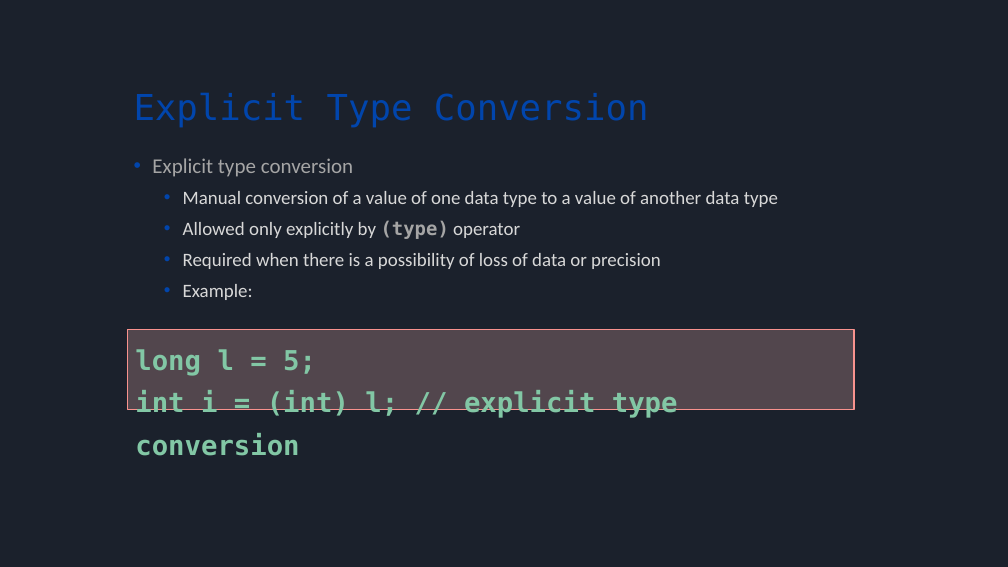
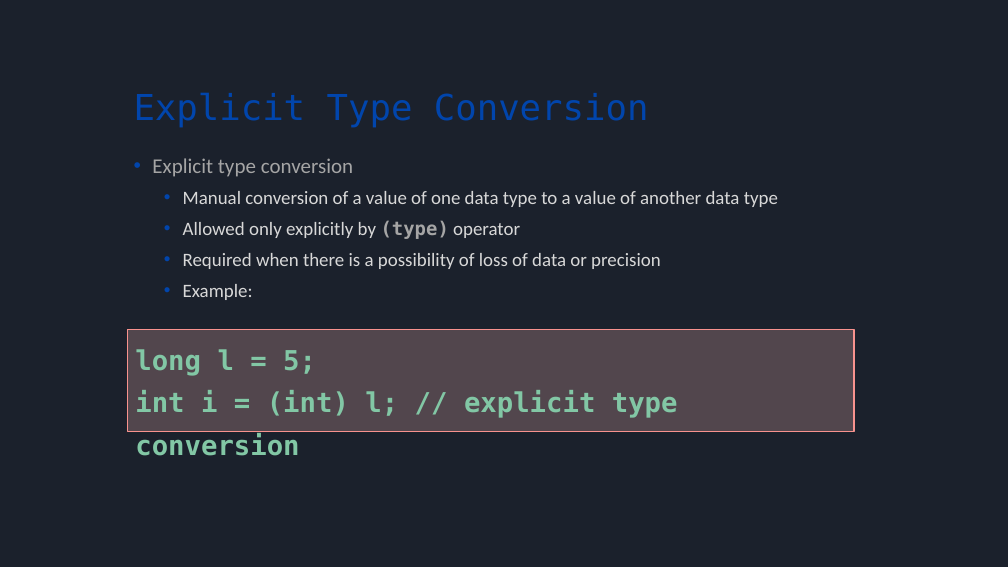
Before and after one commit to bulhard/Introduction-to-programming, a slide deck: slide 26 of Presentations/Lesson 02 Operators and Expressions.pptx. Drawn at 1008x567 pixels with LibreOffice and Linux fonts; fonts in the diff are those of the drawing. Boxes give left, top, right and bottom in pixels: in the first picture for what was removed or moved away, otherwise in the second. Text is boxed around its words. In the diff, an @@ line names an element or a change of style, - is before the commit and + after.

```diff
--- a/Presentations/Lesson 02 Operators and Expressions.pptx
+++ b/Presentations/Lesson 02 Operators and Expressions.pptx
@@ rectangle "long l = 5;": place and size @@
-rectangle "long l = 5;" at box(128, 330, 854, 409)
+rectangle "long l = 5;" at box(128, 330, 854, 432)
```
Also in this commit, not shown: 5 other slides changed, 55 other files.
